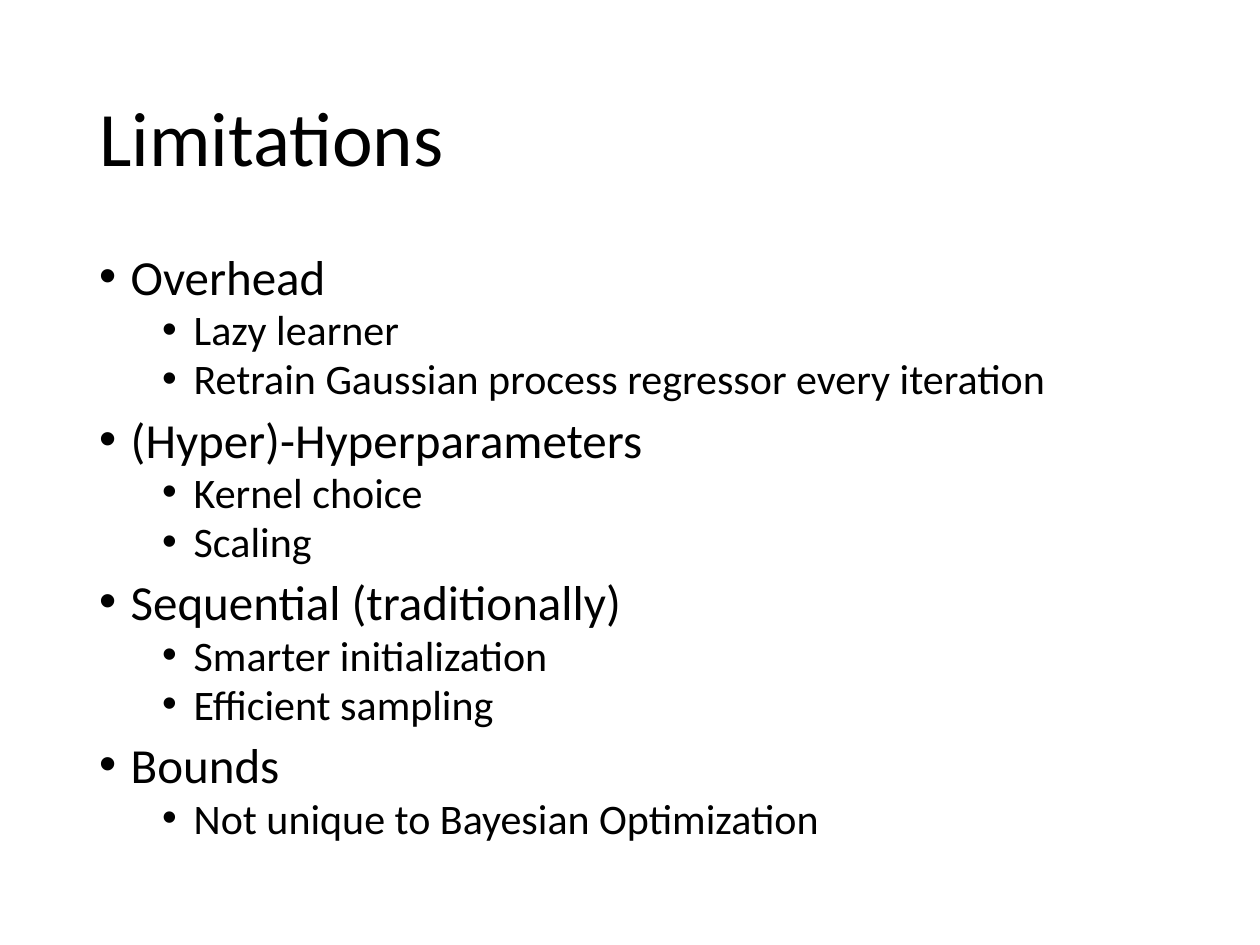
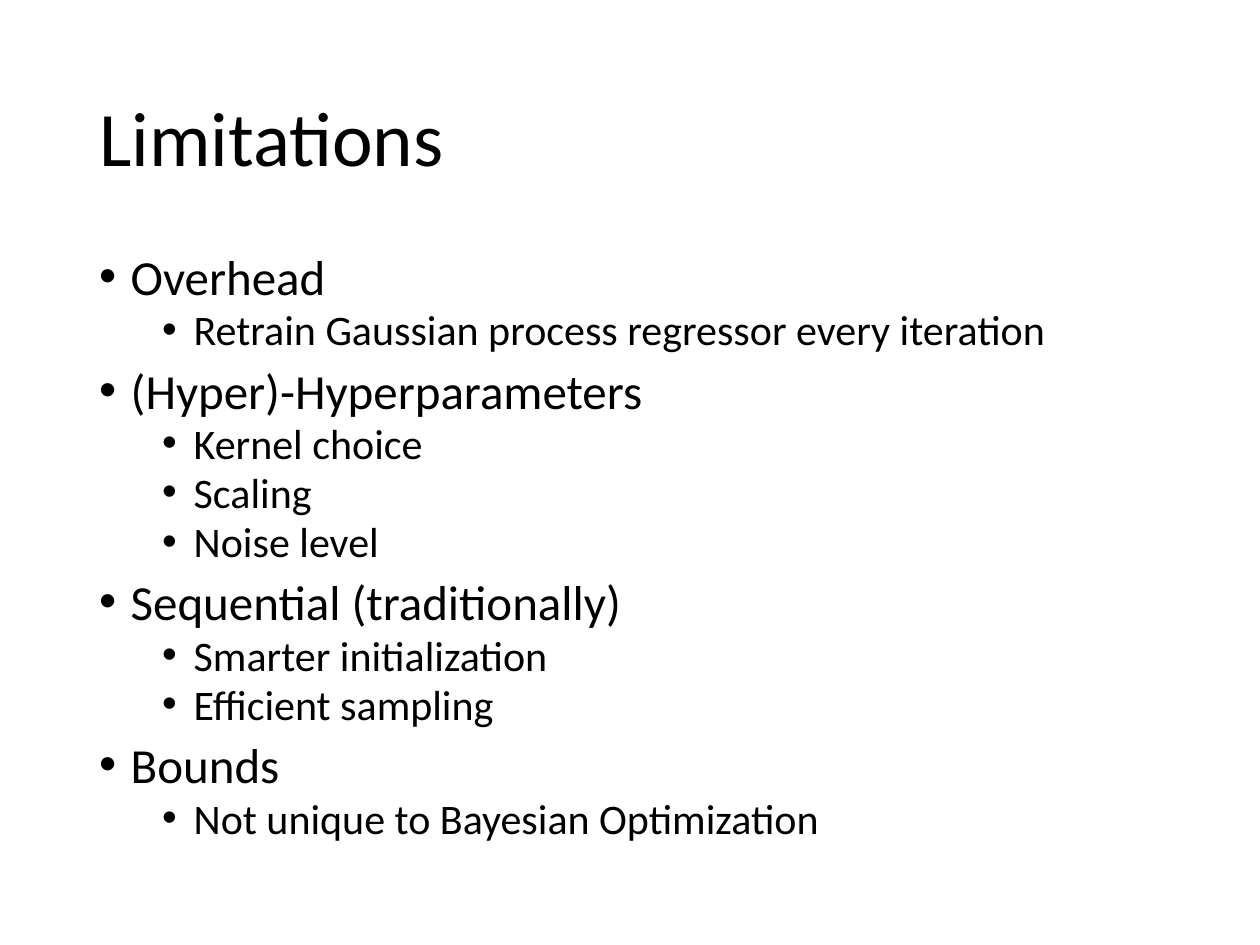
Before and after one commit to jkingphd/practical_bayes_opt, a slide deck: slide 24 of Data_science_nashville_jkk.pptx. Drawn at 1260x945 pixels with LibreOffice and Linux fonts; fonts in the diff are those of the drawing. Boxes give left, top, right and bottom in pixels: in the first picture for what was removed or moved away, otherwise in the second. Text is boxed around its words. In the diff, an @@ line names an element or a change of style, - is before the commit and + after.

Commit message:
Fixed visualizations in simple_classification notebook. Minor changes to PPT.

```diff
--- a/Data_science_nashville_jkk.pptx
+++ b/Data_science_nashville_jkk.pptx
@@ text at [194,315,399,352]: paragraph removed @@
-  • Lazy learner
@@ text at [194,527,378,558]: paragraph added @@
+  • Noise level
```
Also in this commit, not shown: 1 other file.
